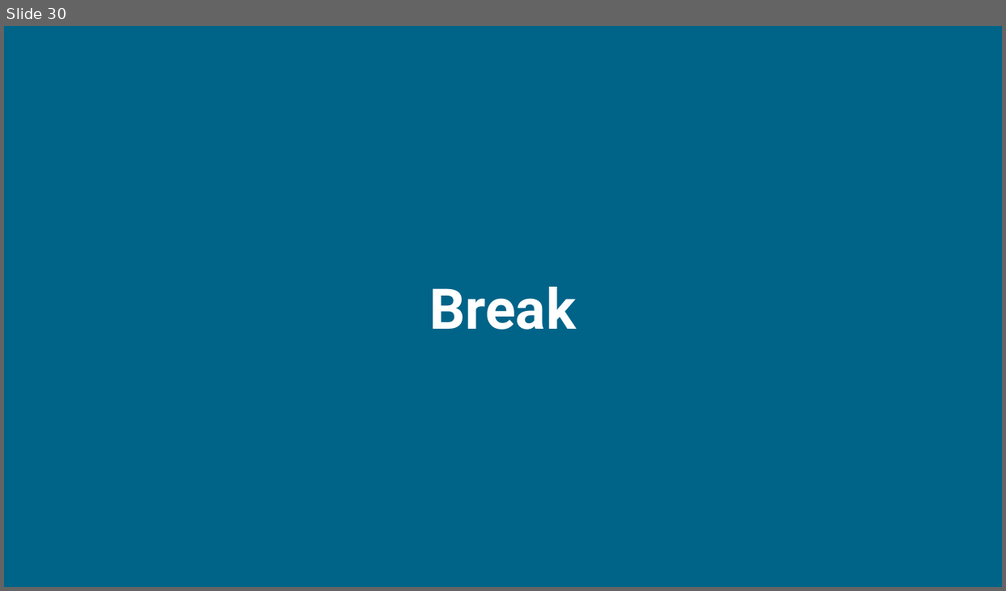
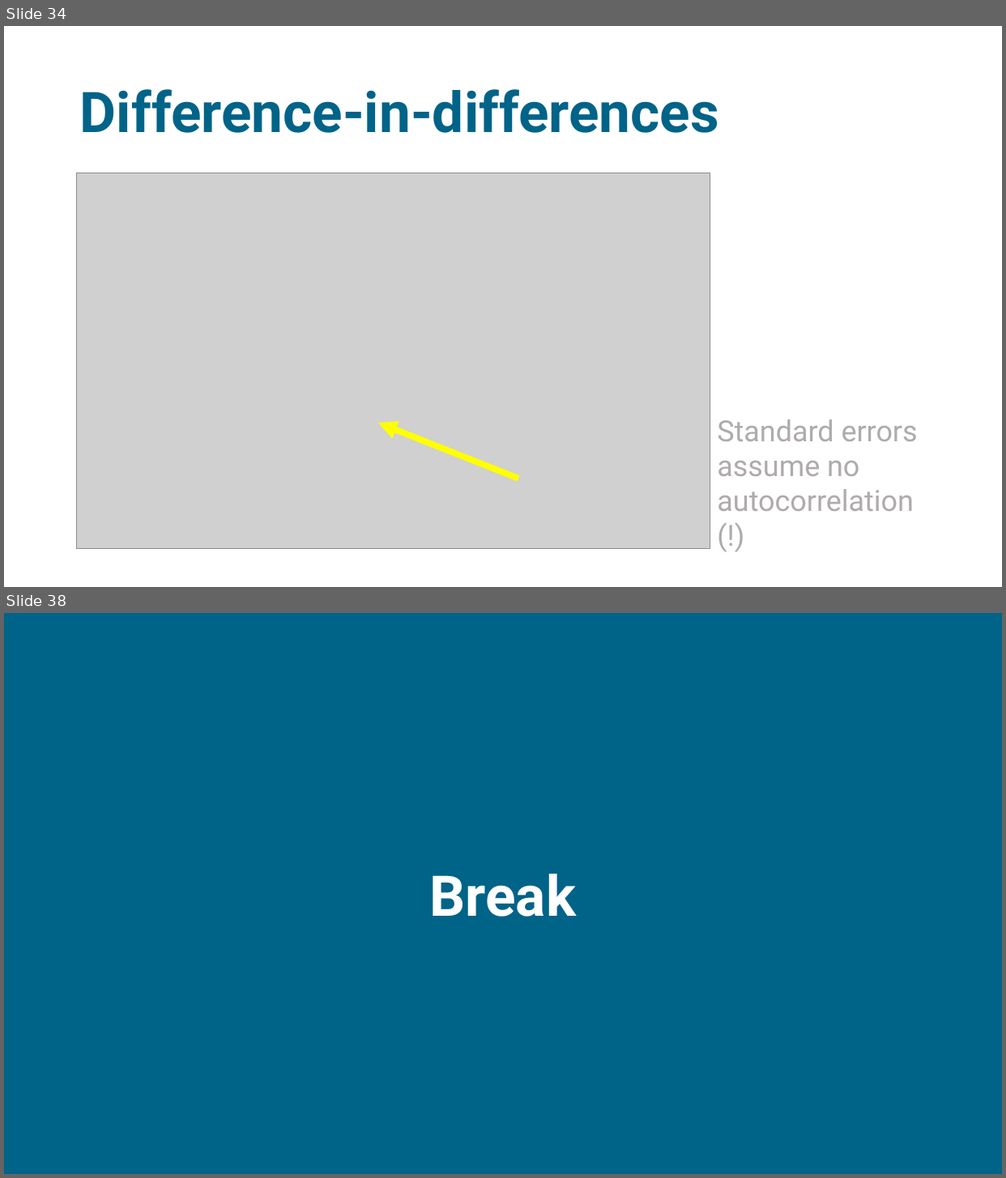
Before and after one commit to sodascience/workshop_causal_impact_assessment, a slide deck: lectures/01_introduction/intro_2.pptx. Shown one above the other, each under a label of ours: slide 30 before the commit, slides 34 and 38 after it; the slides between them are not shown. The pictures are 1006x591 and 1006x1178 pixels, drawn with LibreOffice and Linux fonts; fonts in the diff are those of the drawing; grey boxes stand for pictures. Boxes give left, top, right and bottom in pixels: in the first picture for what was removed or moved away, otherwise in the second. Text is boxed around its words. In the diff, an @@ line names an element or a change of style, - is before the commit and + after.

```diff
--- a/lectures/01_introduction/intro_2.pptx
+++ b/lectures/01_introduction/intro_2.pptx
@@ slide 34 added at (4, 26, 1002, 587), background #FFFFFF @@
@@ title added at (80, 89, 719, 133), 54 pt, text #006388, bold @@
+Difference-in-differences
@@ picture added at (77, 173, 710, 549) @@
@@ arrow added from (519, 479) to (378, 424), #FFFF00 6 pt @@
@@ text added at (717, 420, 918, 511), 28 pt, text #AFABAB @@
+Standard errors
+assume no
+autocorrelation
+(!)
@@ what was slide 30 is now slide 38 @@
```
Also in this commit, not shown: 1 slide changed, 35 other slides added, 28 slides removed, 6 other files.
